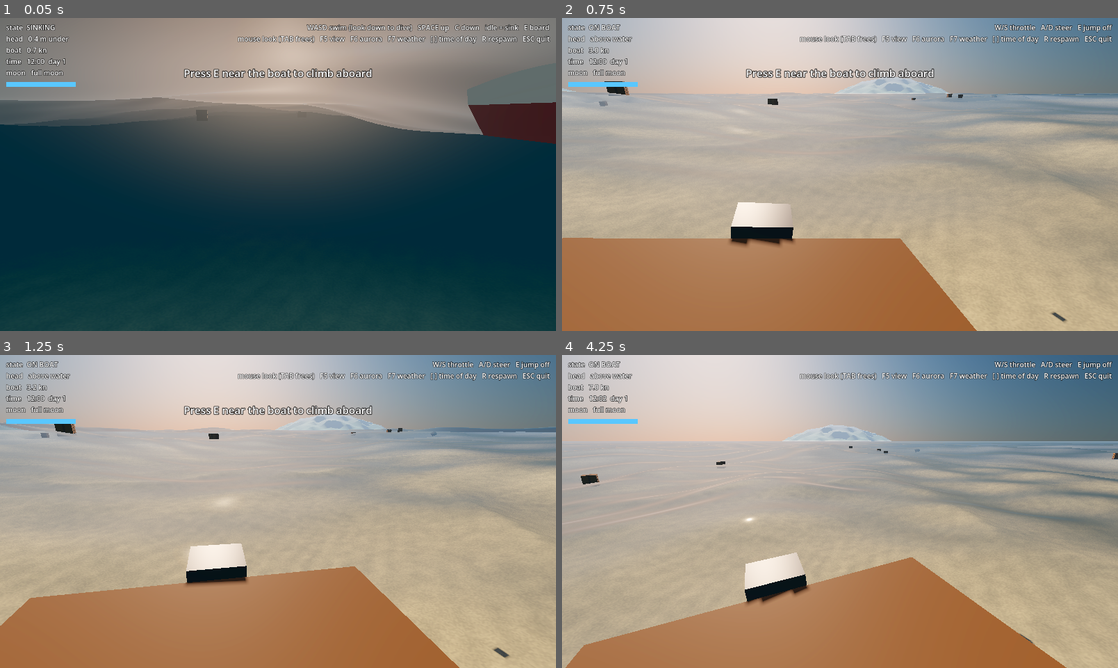
Above: before the commit, frames 1-4 (two rows, left to right).
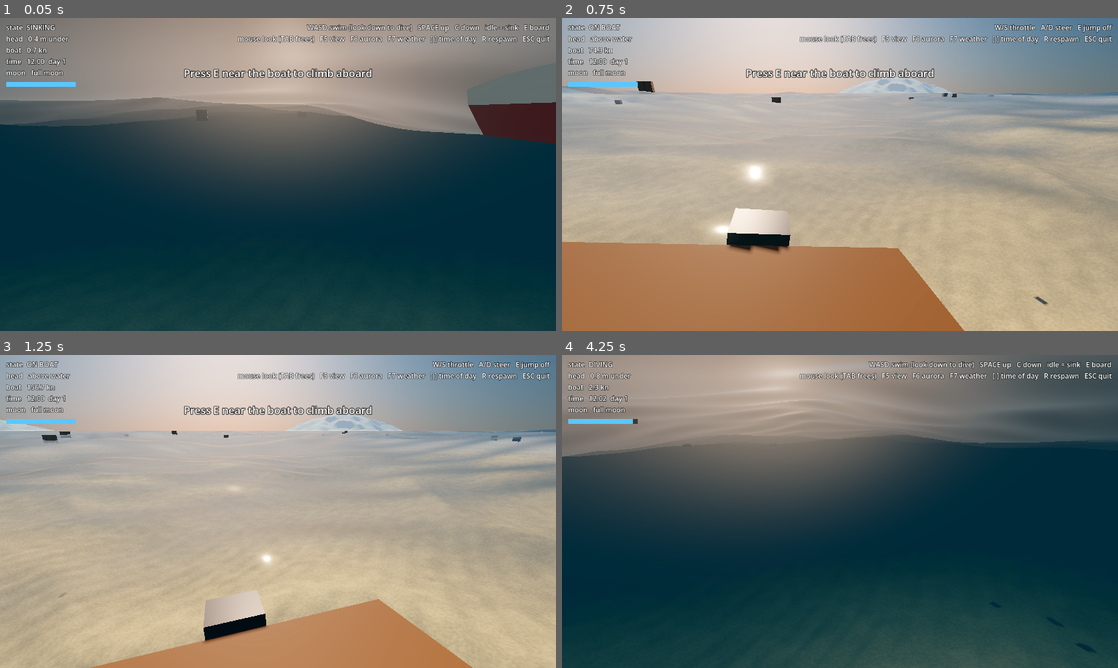
Above: after the commit, the same moments.

Repository: DocRountree/game
Game: Godot game, scene res://src/world/open_ocean/open_ocean.tscn
The game is run twice, just before and just after one commit, with the same random seed, the same clock (stepped at 60 frames per second) and the same inputs.
Inputs (mouse positions are in pixels of both pictures, inside the frame that each line leads up to):
- Up to frame 1 (0.05 s): no input
- Up to frame 2 (0.75 s): tap E (interact) at 0.5 s; move the mouse to (867, 174) at 0.52 s; hold W (move_forward) from 0.53 s (still down); tap Down (camera_down) at 0.6 s
- Up to frame 3 (1.25 s): keep holding W (move_forward)
- Up to frame 4 (4.25 s): keep holding W (move_forward); tap E (interact) every 0.75 s from 1.25 to 3.5 s; move the mouse to (812, 511) at 1.27 s; tap Left (camera_left) at 1.35 s; move the mouse to (851, 505) at 2.02 s; tap Right (camera_right) at 2.1 s; move the mouse to (834, 517) at 2.77 s; tap Up (camera_up) at 2.85 s; move the mouse to (878, 514) at 3.52 s; tap C (dive) at 3.6 s

Frame 1 is identical in both runs. In frame 2, 6.3% of the frame differs, in the area x 0-100%, y 9-100%; in frame 3, 23%; in frame 4, 99%, in the area x 0-100%, y 0-100%.

Commit message:
Boat ~10x faster with quick response and little coasting; fix editor ripple-texture spam and worker-thread scene access in seafloor

Diff:
--- a/src/data/boats/small_motorboat.tres
+++ b/src/data/boats/small_motorboat.tres
@@ -6,3 +6,9 @@
 script = ExtResource("1_spec")
 id = &"small_motorboat"
 display_name = "Small motorboat"
+thrust_forward = 780000.0
+thrust_reverse = 260000.0
+steer_rate = 0.25
+yaw_damping = 3.0
+drag_forward_linear = 3000.0
+drag_side_linear = 6000.0
--- a/src/entities/boat/boat.gd
+++ b/src/entities/boat/boat.gd
@@ -45,13 +45,14 @@
 	var right := global_basis.x
 	var v_fwd := linear_velocity.dot(fwd)
 	var v_side := linear_velocity.dot(right)
+	var v_ctl := clampf(v_fwd, -15.0, 15.0)   # rudder, lift and lean stop growing past ~15 m/s
 	var thrust := throttle * (spec.thrust_forward if throttle > 0.0 else spec.thrust_reverse)
 	apply_central_force(fwd * (thrust - spec.drag_forward_quadratic * v_fwd * absf(v_fwd) - spec.drag_forward_linear * v_fwd)
 			+ right * (-spec.drag_side_quadratic * v_side * absf(v_side) - spec.drag_side_linear * v_side))
 	var yaw_rate := angular_velocity.y
-	apply_torque(Vector3.UP * (steer * spec.steer_rate * v_fwd - spec.yaw_damping * yaw_rate) * _yaw_inertia)
-	apply_torque(right * spec.bow_lift * maxf(v_fwd, 0.0))     # bow lifts at speed
-	apply_torque(fwd * -spec.turn_lean * yaw_rate * v_fwd)     # lean into turns
+	apply_torque(Vector3.UP * (steer * spec.steer_rate * v_ctl - spec.yaw_damping * yaw_rate) * _yaw_inertia)
+	apply_torque(right * spec.bow_lift * maxf(v_ctl, 0.0))     # bow lifts at speed
+	apply_torque(fwd * -spec.turn_lean * yaw_rate * v_ctl)     # lean into turns
 
 
 func speed() -> float:
--- a/src/systems/water/ocean/ocean.gd
+++ b/src/systems/water/ocean/ocean.gd
@@ -75,13 +75,15 @@
 	if Engine.is_editor_hint():
 		time += delta   # animate the preview; in game, physics owns the clock
 	_material.set_shader_parameter("time", time)
-	_material.set_shader_parameter("ripple_tex", ripples.texture)
+	# the ripple and small-wave simulations only run in game (not @tool)
 	if not Engine.is_editor_hint():
+		_material.set_shader_parameter("ripple_tex", ripples.texture)
 		small_waves.update(time)
-	for c in OceanFFT.CASCADES:
-		_material.set_shader_parameter("fft_%d" % c, small_waves.textures[c])
-	_material.set_shader_parameter("fft_sizes", small_waves.sizes)
-	_material.set_shader_parameter("ripple_rect", Vector3(ripples.origin.x, ripples.origin.y, ripples.size()))
+		for c in OceanFFT.CASCADES:
+			_material.set_shader_parameter("fft_%d" % c, small_waves.textures[c])
+		_material.set_shader_parameter("fft_sizes", small_waves.sizes)
+	if not Engine.is_editor_hint():
+		_material.set_shader_parameter("ripple_rect", Vector3(ripples.origin.x, ripples.origin.y, ripples.size()))
 	if sun:
 		_material.set_shader_parameter("sun_direction", sun.global_basis.z)
 		_material.set_shader_parameter("sun_color", Vector3(sun.light_color.r, sun.light_color.g, sun.light_color.b) * sun.light_energy)
--- a/src/systems/water/seafloor/seafloor.gd
+++ b/src/systems/water/seafloor/seafloor.gd
@@ -98,6 +98,10 @@
 
 
 static func _ensure_noise() -> void:
+	# the world seed lives in the scene tree, which only the main thread may touch;
+	# worker threads use the noise the main thread set up before starting them
+	if OS.get_thread_caller_id() != OS.get_main_thread_id():
+		return
 	var s := WorldConfig.current().seed_for("seafloor")
 	if s == _seed:
 		return
@@ -158,6 +162,7 @@
 	if p.distance_to(_centre) > REBUILD_DISTANCE or p.distance_to(_far_centre) > FAR_REBUILD:
 		# snap to whole cells so the floor never swims as the patch moves
 		_pending_centre = (p / CELL).round() * CELL
+		_ensure_noise()
 		_task = WorkerThreadPool.add_task(_generate)
 
 
